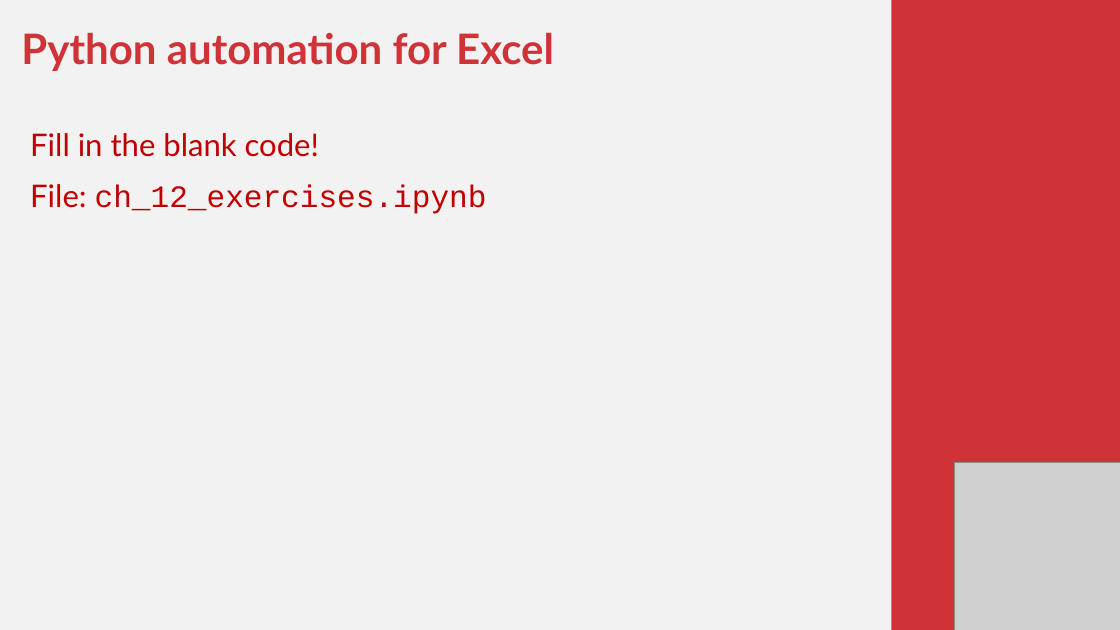
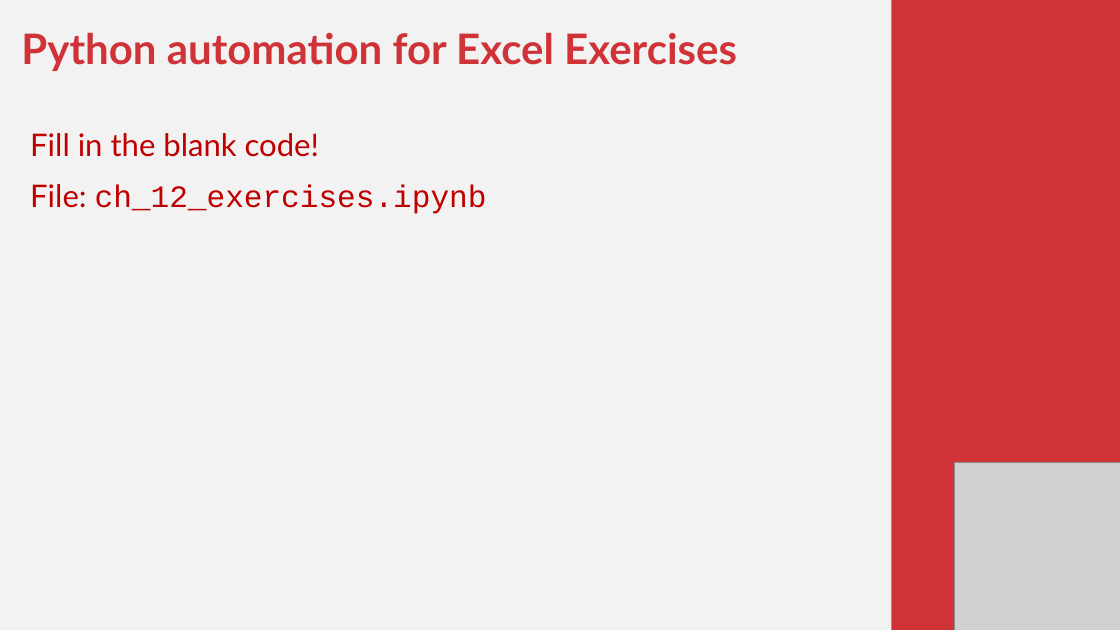
Before and after one commit to stringfestdata/modern-analytics-excel-book, a slide deck: slide 12 of exercises/mdae-exercises-by-chapter.pptx (slide 11 before the commit). Drawn at 1120x630 pixels with LibreOffice and Linux fonts; fonts in the diff are those of the drawing; grey boxes stand for pictures. Boxes give left, top, right and bottom in pixels: in the first picture for what was removed or moved away, otherwise in the second. Text is boxed around its words. In the diff, an @@ line names an element or a change of style, - is before the commit and + after.

```diff
--- a/exercises/mdae-exercises-by-chapter.pptx
+++ b/exercises/mdae-exercises-by-chapter.pptx
@@ text at (21,33,737,71): text changed @@
-Python automation for Excel
+Python automation for Excel Exercises
```
Also in this commit, not shown: 9 other slides changed, 1 slide added.
